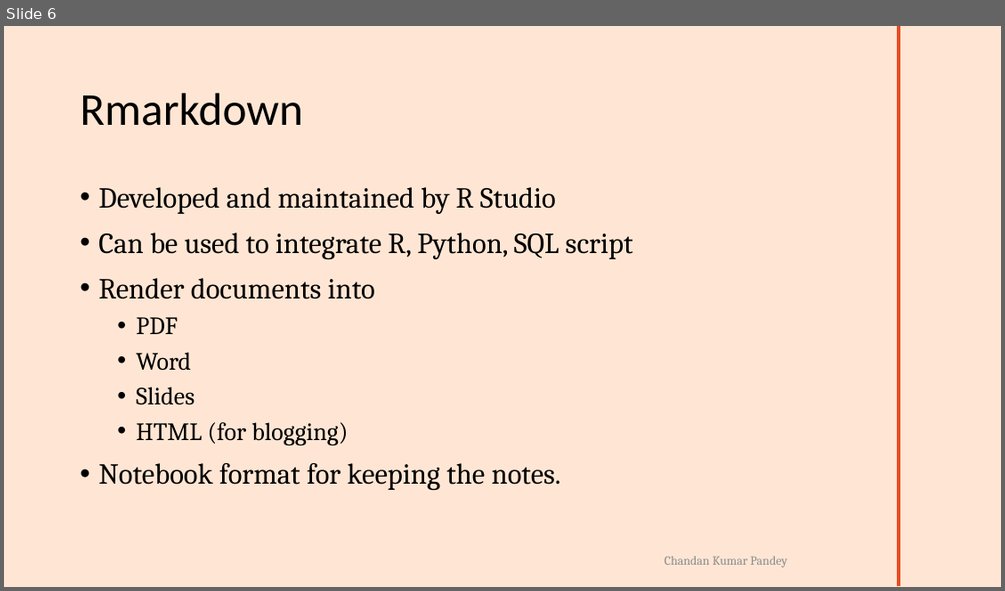
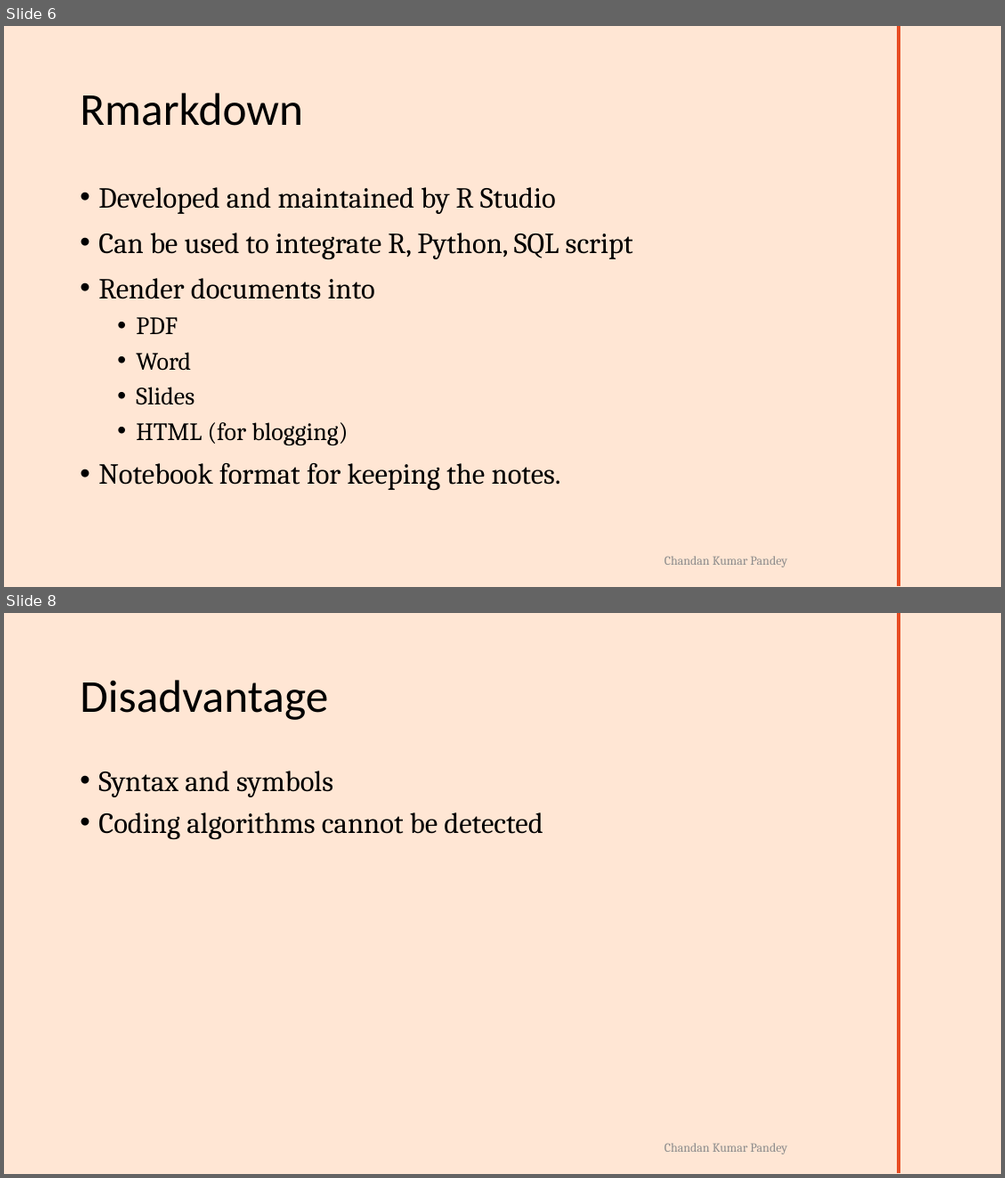
Before and after one commit to ckp1990/Rmark-SCCS-BLR-2023, a slide deck: SCCS-2023-Rmarkdown-workshop.pptx. Shown one above the other, each under a label of ours: slide 6 before the commit, slides 6 and 8 after it; the slides between them are not shown. The pictures are 1005x591 and 1005x1178 pixels, drawn with LibreOffice and Linux fonts; fonts in the diff are those of the drawing; background and template pictures are left out. Boxes give left, top, right and bottom in pixels: in the first picture for what was removed or moved away, otherwise in the second. Text is boxed around its words. In the diff, an @@ line names an element or a change of style, - is before the commit and + after.

```diff
--- a/SCCS-2023-Rmarkdown-workshop.pptx
+++ b/SCCS-2023-Rmarkdown-workshop.pptx
@@ slide 8 added at [4,613,1001,1174], background #FFE6D4; not listed: 2 template elements that a slide beside it also shows @@
@@ title added at [80,680,328,720], 44 pt, text #000000 @@
+Disadvantage
@@ text added at [98,771,542,839], 28 pt, text #000000 @@
+• Syntax and symbols
+• Coding algorithms cannot be detected
```
Also in this commit, not shown: 1 slide changed, 7 other slides added, 1 slide removed, 6 other files.
